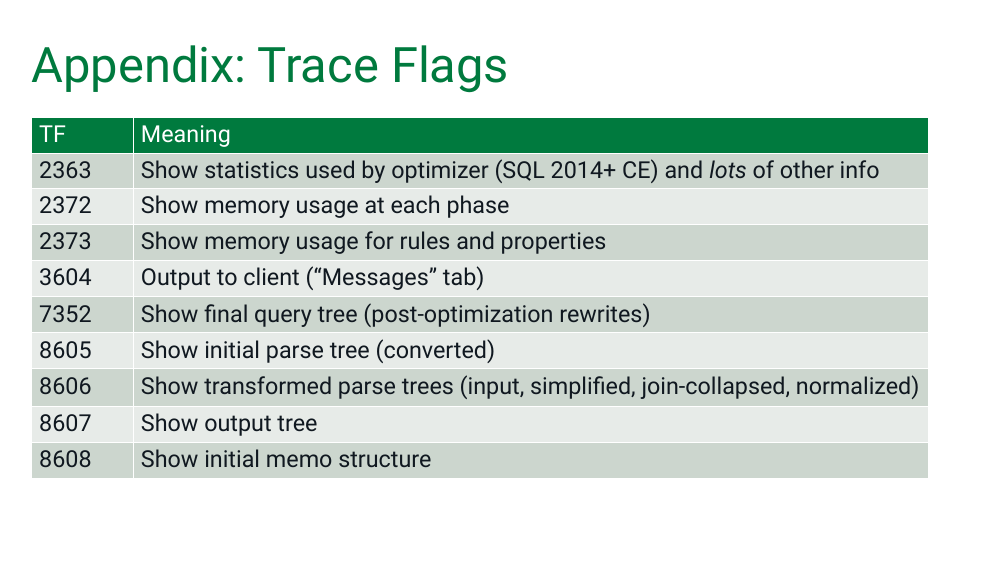
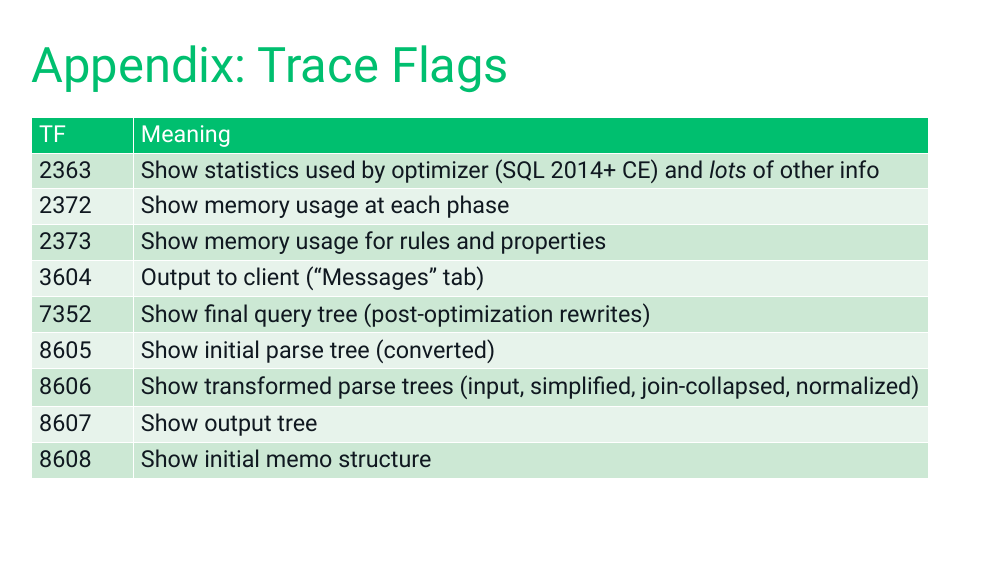
Before and after one commit to tf3604/OptimizerPresentation, a slide deck: slide 57 of Optimizer.pptx (slide 58 before the commit). Drawn at 1008x567 pixels with LibreOffice and Linux fonts; fonts in the diff are those of the drawing; background and template pictures are left out. Boxes give left, top, right and bottom in pixels: in the first picture for what was removed or moved away, otherwise in the second. Text is boxed around its words. In the diff, an @@ line names an element or a change of style, - is before the commit and + after.

```diff
--- a/Optimizer.pptx
+++ b/Optimizer.pptx
@@ title "Appendix: Trace Flags" at box(32, 45, 509, 93): text colour #007A3E to #00BF6F @@
@@ table at box(31, 117, 928, 479) @@
@@ fill #007A3E to #00BF6F in row 1 @@
@@ fill #CCD7CE to #CCE8D5 in 10 cells @@
@@ fill #E7ECE8 to #E7F4EB in 8 cells @@
```
Also in this commit, not shown: 61 other slides changed, 1 slide removed.
